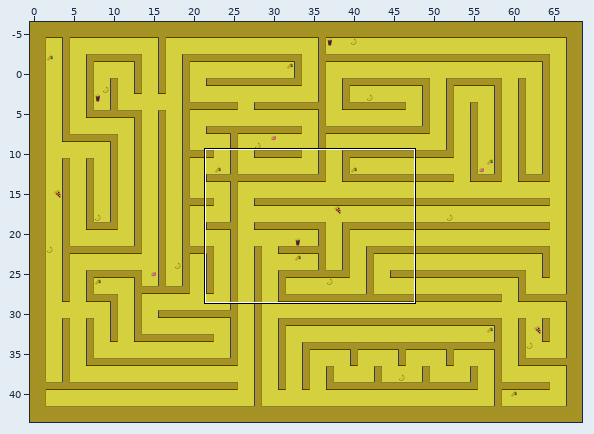
Tiled map: android/assets/tilemaps/kairo/maze.tmx. The picture above shows the old version from afar; the outline marks the close-up.
Close-up. As it was:
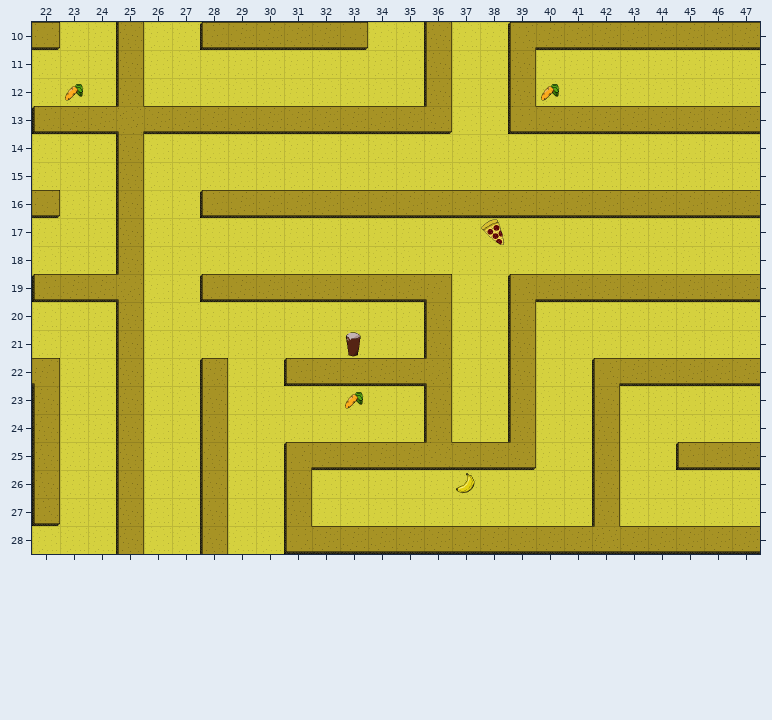
Cells are 64x64 px. Shown: x 22..47, y 10..28. The commit also changed other parts of the map, which this record leaves out. The old version is drawn lined up with the new one.
The result:
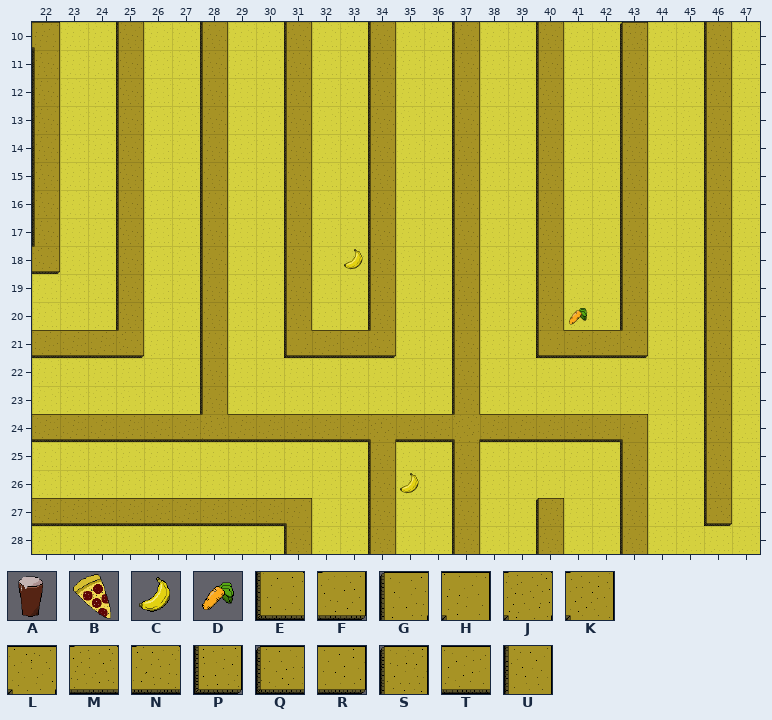
Key: from "bad_objects": A 3, B 4; from "good_objects": C 0, D 1; from "kairo": E 0, F 2, G 3, H 5, J 7, K 8, L 9, M 10, N 11 flipped on the other diagonal, P 12, Q 13, R 14, S 15, T 23, U 23 turned 90.
_ is an empty cell, . an unchanged one.
Difference:
map size 69x50 -> 66x44 cells (old content now starts at 0,-6; both pictures use the new coordinates)
--- layer "wall_tiles"
@@ x 22..47 @@
-10 R.....QTTTTR_.U_.GTTTTTTTT
-11 _....._.._.._.U_.U_.._.._.
-12 _....._.._.._.U_.U_.._.._.
-13 QTTJTTTTTTTTTTF_.ETTTTTTTT
-14 _....._.._.._.._.._.._.._.
-15 _....._.._.._.._.._.._.._.
-16 R.....QTTTTTTTTTTTTTTTTTTT
-17 _....._.._.._.._.._.._.._.
-18 _....._.._.._.._.._.._.._.
-19 QTTK..QTTTTTTTH_.GTTTTTTTT
-20 ......_.._.._.U_.U_.._.._.
-21 ___U.._..____.U_.U____.._.
-22 H..U..S..QTTTTK_.U..GTTTTT
-23 U..U..........U_.U..U..._.
-24 U__U__U_______U__U__U_.._.
-25 U..U..U..GTTTTNTTF..U_.QTT
-26 U..U..U..U.._.._....U_.._.
-27 P__U__U__U.._.._.._.U_.._.
-28 ...U..U..ETTTTTTTTTTMTTTTT
+10 H.....U__U__U._U._U__S__U_
+11 U.....U..U..U._U._U..U..U.
+12 U.....U..U..U._U._U..U..U.
+13 U__U__U__U__U__U._U__U__U_
+14 U.....U..U..U..U..U..U..U.
+15 U.....U..U..U..U..U..U..U.
+16 U.....U__U__U__U__U__U__U_
+17 U.....U..U..U..U..U..U..U.
+18 F.....U..U..U..U..U..U..U.
+19 ___U..U__U__U__U._U__U__U_
+20 ......U..U..U._U._U..U..U.
+21 TTTF..U..ETTF._U._ETTF..U.
+22 _.._..U..______U._..____U_
+23 _.._.........._U._.._...U.
+24 TTTTTTMTTTTTLTTJTTTTTH..U.
+25 _.._.._..___U__U__.._U._U_
+26 _.._.._.._..U..U...._U..U.
+27 TTTTTTTTTH..U..U..S._U..P.
+28 ..._.._..U__U__U__U__U____
--- layer "bad_tiles"
@@ x 38..38 @@
-17 B
+17 _
@@ x 33..33 @@
-21 A
+21 _
--- layer "good_tiles"
@@ x 23..40 @@
-12 D................D
+12 _................_
@@ x 33..33 @@
-18 _
+18 C
@@ x 41..41 @@
-20 _
+20 D
@@ x 33..33 @@
-23 D
+23 _
@@ x 35..37 @@
-26 _.C
+26 C._
